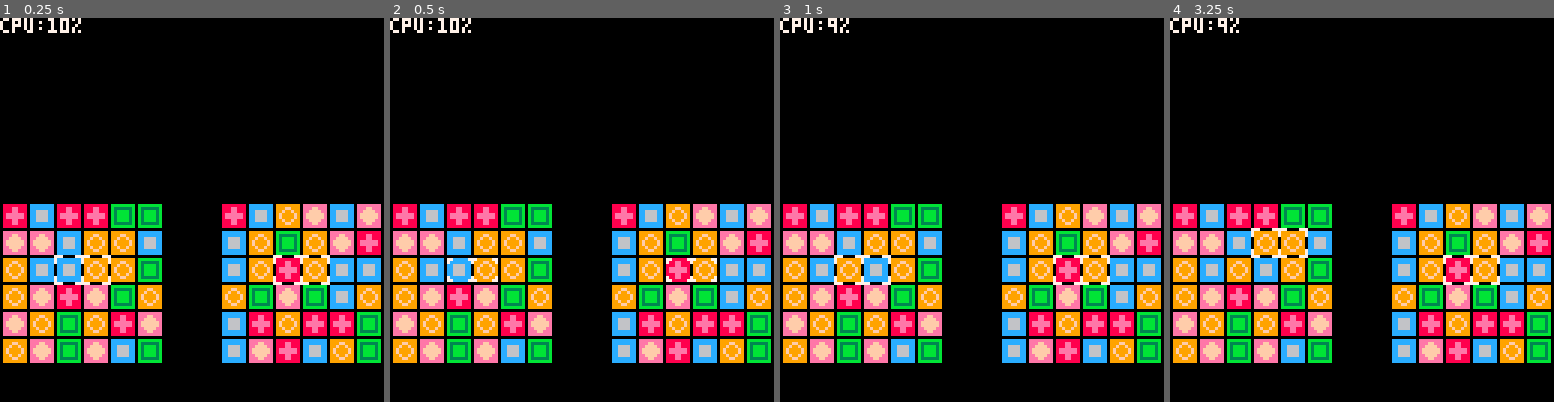
Above: before the commit, frames 1-4 (left to right).
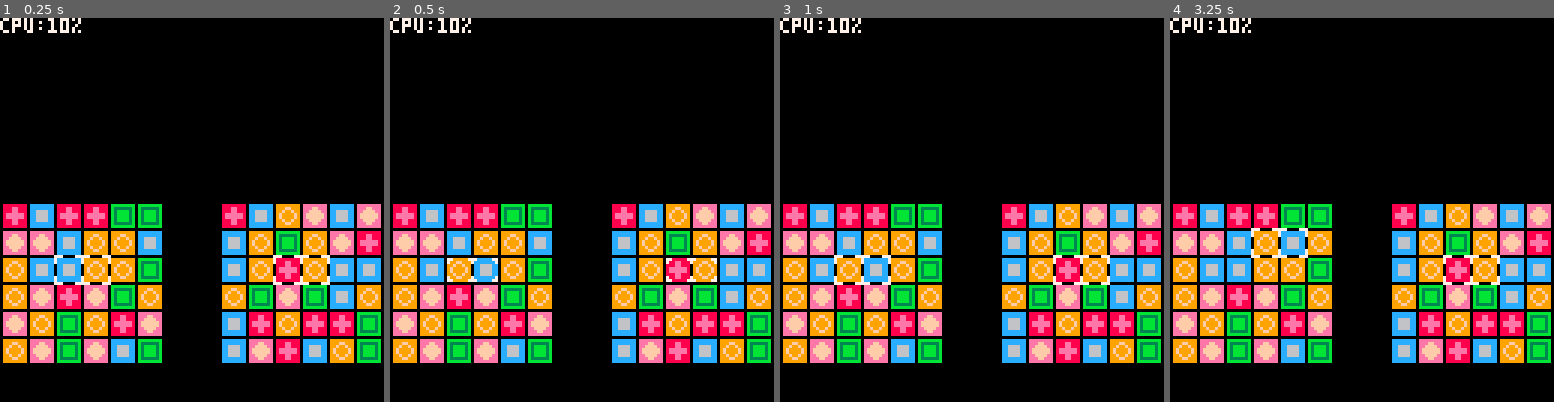
Above: after the commit, the same moments.

Repository: stevelavietes/pico8carts
Game: PICO-8 cartridge pa.p8
Two runs of this game, one before a commit and one after it. Both use one fixed random seed, a clock stepped at 60 frames per second and the inputs below.
Inputs:
- Up to frame 1 (0.25 s): no input
- Up to frame 2 (0.5 s): tap X (X key) at 0.33 s
- Up to frame 3 (1 s): tap O (Z key) at 0.7 s
- Up to frame 4 (3.25 s): tap X (X key) at 1.07, 1.85, 2.97 s; hold Right 1.6-2.1 s; tap O (Z key) every 0.4 s from 1.7 to 2.9 s; hold Up 2.15-2.42 s; hold Right 2.47-3.03 s; hold Left from 3.08 s (still down)

Frame 1 is identical in both runs. In frame 2, 0.7% of the frame differs, in the area x 14-29%, y 62-69%; in frame 3, 0.1%; in frame 4, 1.7%, in the area x 12-43%, y 0-69%.

Commit message:
uses NES 'A' button for swap, minor cleanup in preparation for gravity

Diff:
--- a/pa.p8
+++ b/pa.p8
@@ -74,8 +74,7 @@
   return
  end
 
- --todo: multiframe flip
- if btnp(4, b.p) then
+ if btnp(5, b.p) then
   local x = b.cx+1
   local y = b.cy+1
 
@@ -100,7 +99,7 @@
 
 function busy(...)
  for t in all({...}) do
-  if t.m or t.s then
+  if t.m or t.s or t.f then
    return true
   end
  end
@@ -122,22 +121,25 @@
  end
 end
 
+function update_swap(b)
+ if not b.s then return end
+ local t = b.s[1]
+ if elapsed(t.s) > 1 then
+  local t2 = b.s[2]
+  t.s = nil
+  t.ss = nil
+  t2.s = nil
+  t2.ss = nil
+  b.s = nil
+  swapt(t, t2)
+ end
+end
+
 function scan_board(b)
  local k = g.tick
  local ms = {}
 
- if b.s then
-  local t = b.s[1]
-  if elapsed(t.s) > 1 then
-   local t2 = b.s[2]
-   t.s = nil
-   t.ss = nil
-   t2.s = nil
-   t2.ss = nil
-   b.s = nil
-   swapt(t, t2)
-  end
- end
+ update_swap(b)
 
  for h = 1, b.h do
   local r = b.t[h]
